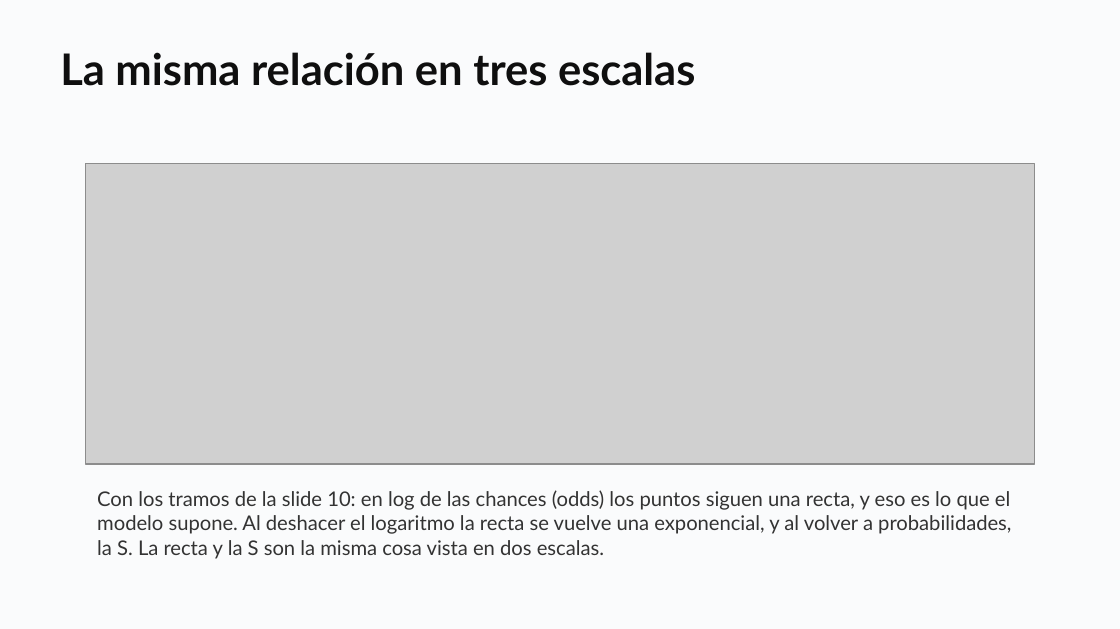
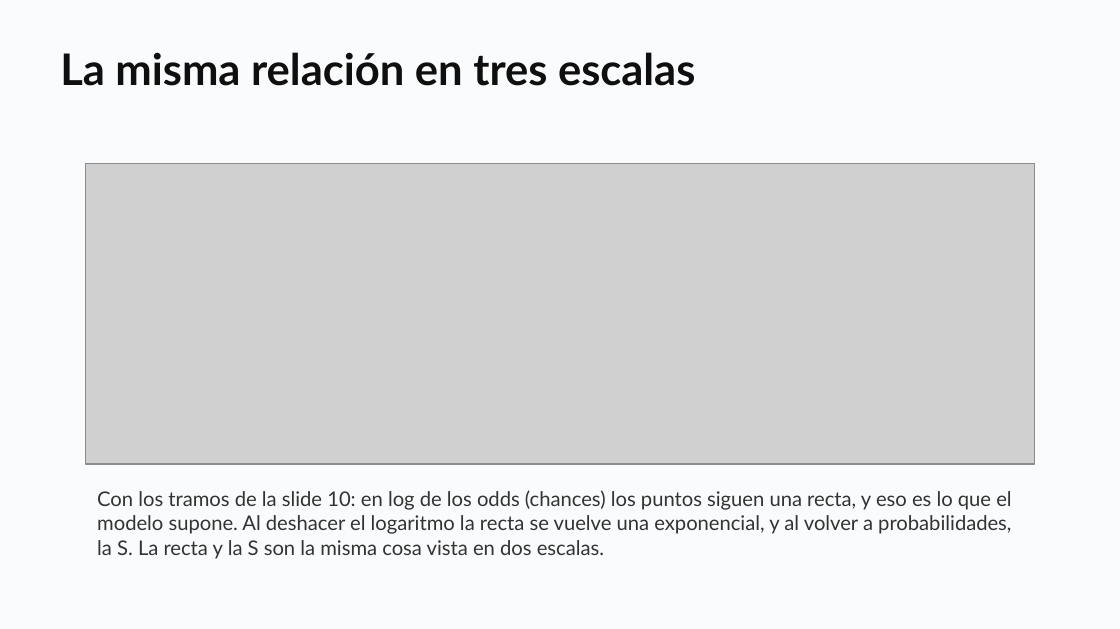
Before and after one commit to daniopitz/diplomado-cdd, a slide deck: slide 15 of presentaciones/clase06_regresion_logistica.pptx. Drawn at 1120x629 pixels with LibreOffice and Linux fonts; fonts in the diff are those of the drawing; grey boxes stand for pictures. Boxes give left, top, right and bottom in pixels: in the first picture for what was removed or moved away, otherwise in the second. Text is boxed around its words. In the diff, an @@ line names an element or a change of style, - is before the commit and + after.

```diff
--- a/presentaciones/clase06_regresion_logistica.pptx
+++ b/presentaciones/clase06_regresion_logistica.pptx
@@ text at box(97, 490, 1011, 559): text changed @@
-Con los tramos de la slide 10: en log de las chances (odds) los puntos siguen una recta, y eso es lo que el modelo supone. Al deshacer el logaritmo la recta se vuelve una exponencial, y al volver a probabilidades, la S. La recta y la S son la misma cosa vista en dos escalas.
+Con los tramos de la slide 10: en log de los odds (chances) los puntos siguen una recta, y eso es lo que el modelo supone. Al deshacer el logaritmo la recta se vuelve una exponencial, y al volver a probabilidades, la S. La recta y la S son la misma cosa vista en dos escalas.
```
Also in this commit, not shown: 8 other slides changed, 5 other files.
